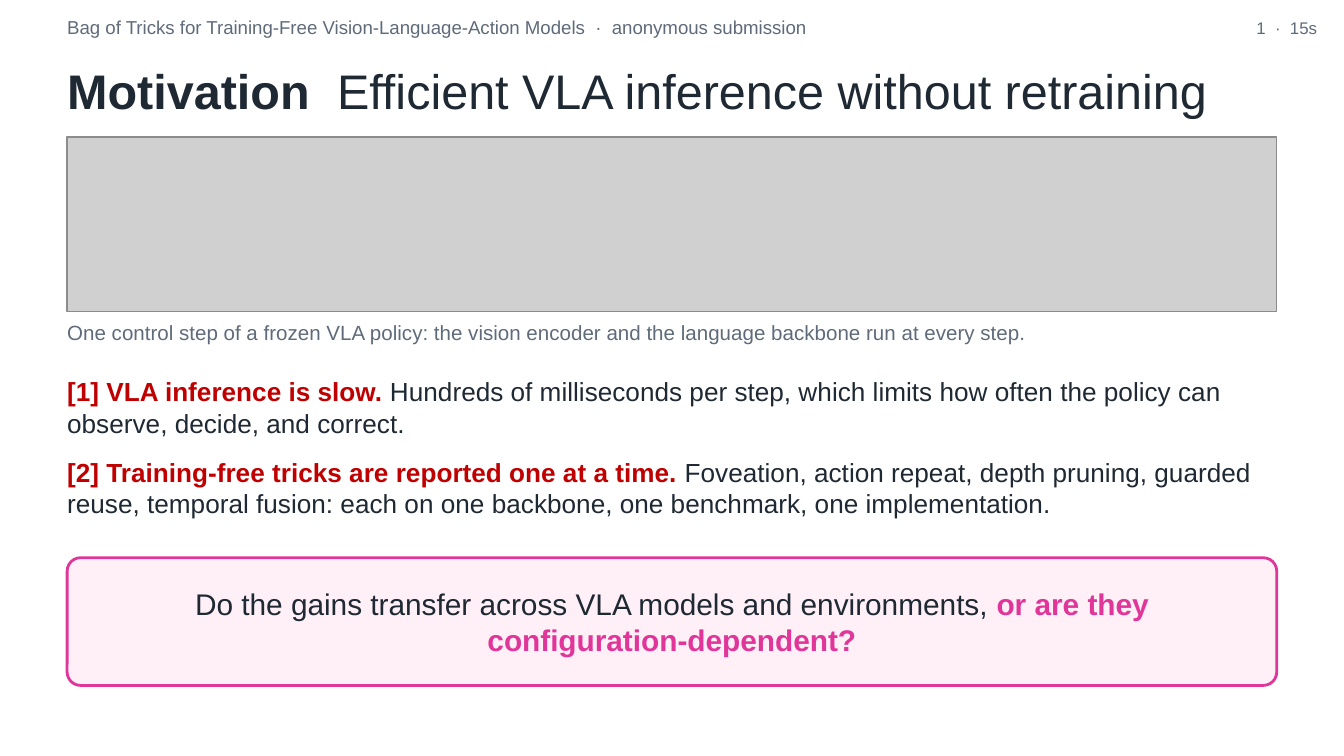
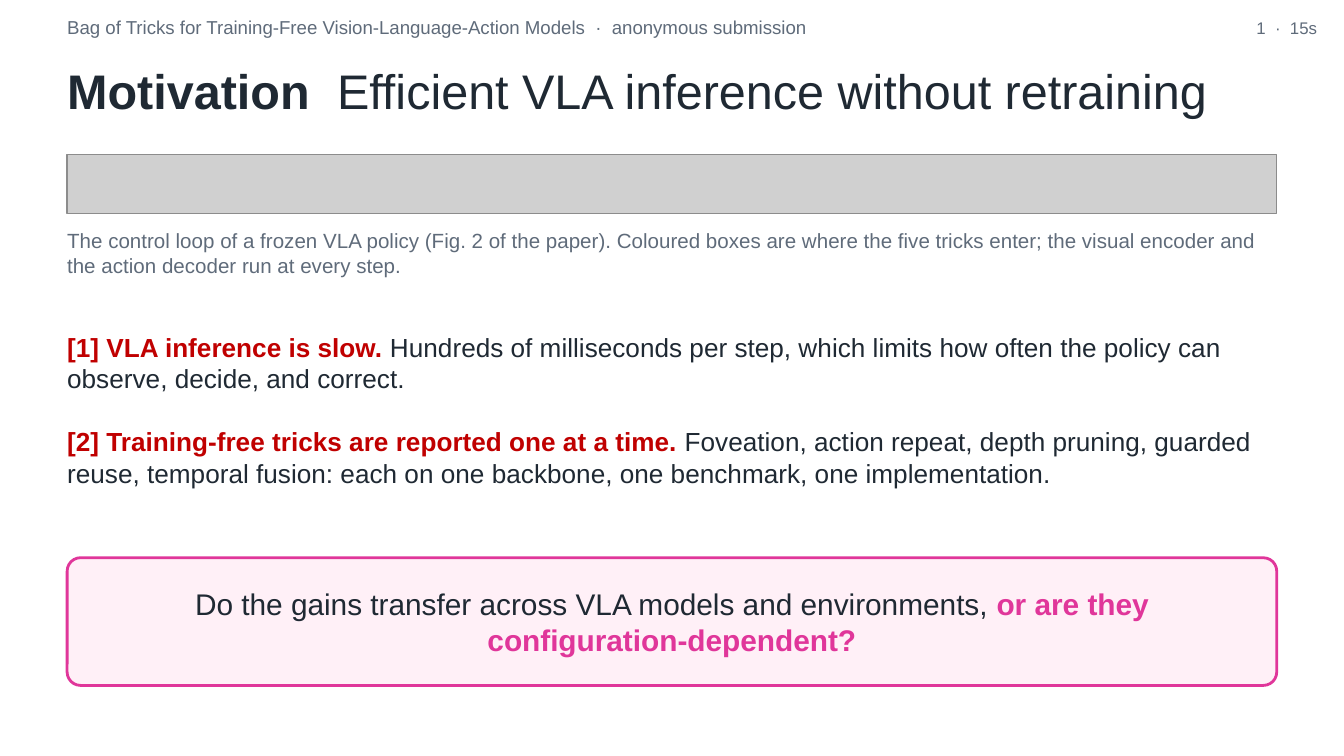
Before and after one commit to trillion-boy/BiVLA, a slide deck: slide 1 of experiments/paper/video/ICRA27_video_v2.pptx. Drawn at 1344x756 pixels with LibreOffice and Linux fonts; fonts in the diff are those of the drawing; grey boxes stand for pictures. Boxes give left, top, right and bottom in pixels: in the first picture for what was removed or moved away, otherwise in the second. Text is boxed around its words. In the diff, an @@ line names an element or a change of style, - is before the commit and + after.

```diff
--- a/experiments/paper/video/ICRA27_video_v2.pptx
+++ b/experiments/paper/video/ICRA27_video_v2.pptx
@@ picture: place and size @@
-picture at <box>67,137,1277,312</box>
+picture at <box>67,155,1277,214</box>
@@ text at <box>67,233,1254,278</box>: text changed @@
-One control step of a frozen VLA policy: the vision encoder and the language backbone run at every step.
+The control loop of a frozen VLA policy (Fig. 2 of the paper). Coloured boxes are where the five tricks enter; the visual encoder and the action decoder run at every step.
@@ text "[1] VLA inference is slow. ...": place and size @@
-text "[1] VLA inference is slow. ..." at <box>67,382,1220,437</box>
+text "[1] VLA inference is slow. ..." at <box>67,338,1220,392</box>
@@ text "[2] Training-free tricks are reported ...": place and size @@
-text "[2] Training-free tricks are reported ..." at <box>67,463,1250,519</box>
+text "[2] Training-free tricks are reported ..." at <box>67,432,1250,488</box>
```
Also in this commit, not shown: 5 other slides changed, 11 other files.
